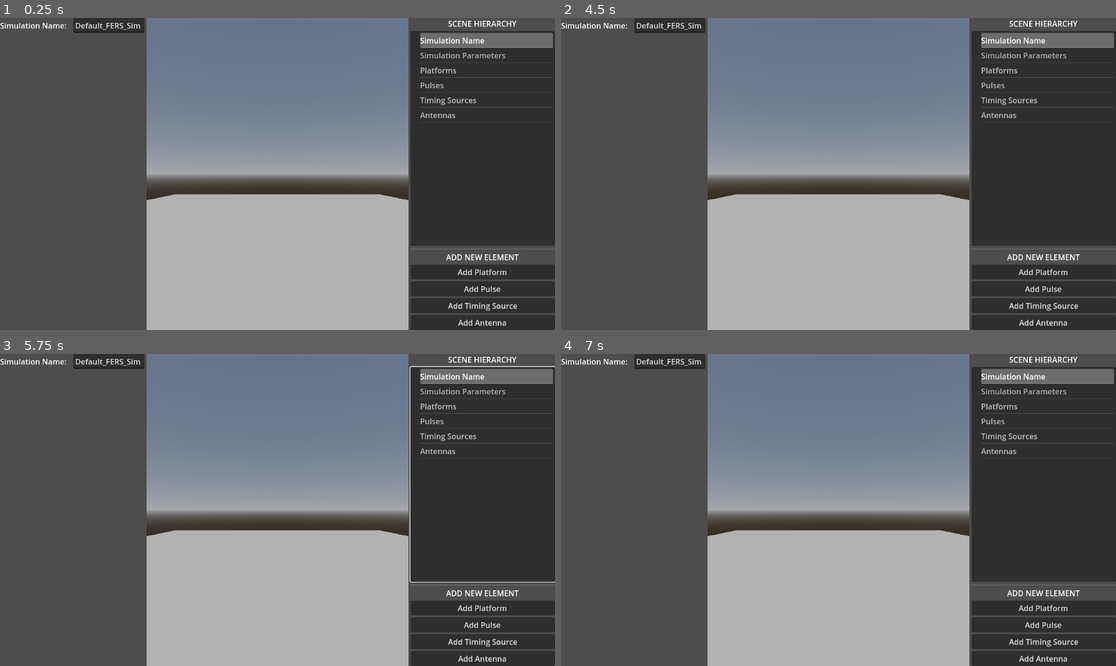
Above: before the commit, frames 1-4 (two rows, left to right).
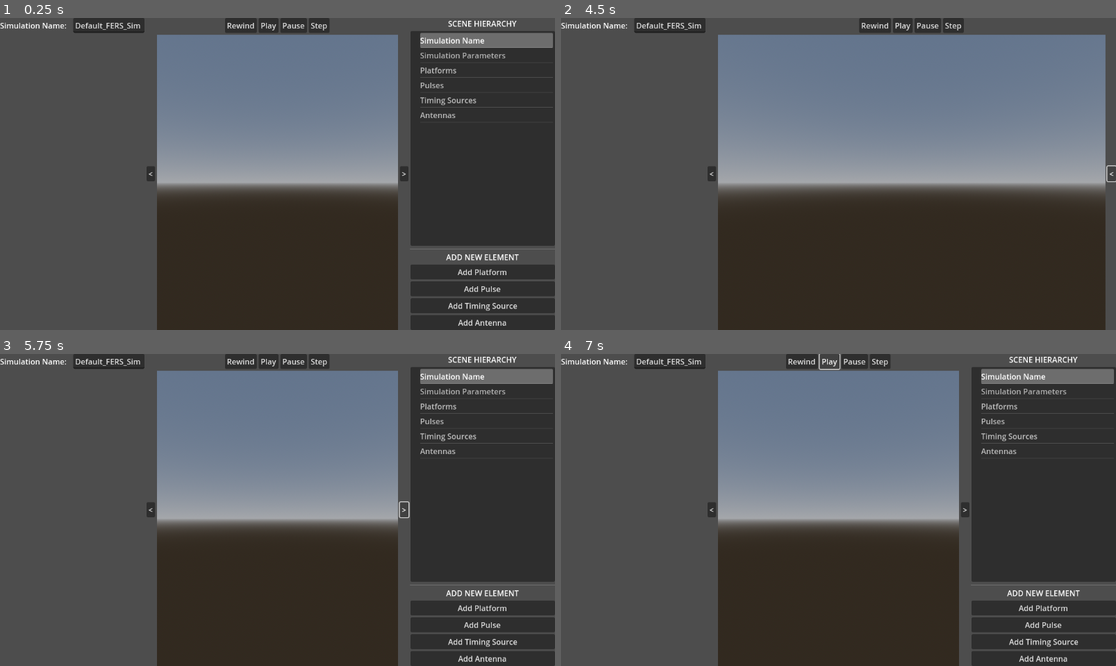
Above: after the commit, the same moments.

Repository: the-user-created/FERS_UI
Game: Godot game, scene res://Main.tscn
Two runs of this game, one before a commit and one after it. Both use one fixed random seed, a clock stepped at 60 frames per second and the inputs below.
Inputs (mouse positions are in pixels of both pictures, inside the frame that each line leads up to):
- Up to frame 1 (0.25 s): no input
- Up to frame 2 (4.5 s): click (710, 174) at 0.5 s, where only the run after the commit has a clickable "<"; click (566, 174) at 1.25 s, where only the run after the commit has a clickable ">"; click (799, 24) at 2 s, where only the run after the commit has a clickable "Rewind"; click (855, 24) at 2.75 s, where only the run after the commit has a clickable "Pause"; click (882, 24) at 3.5 s, where only the run after the commit has a clickable "Step"; click (966, 174) at 4.25 s, where only the run after the commit has a clickable ">"
- Up to frame 3 (5.75 s): click (549, 510) at 5 s, where only the run after the commit has a clickable "<"
- Up to frame 4 (7 s): click (827, 360) at 5.75 s, where only the run after the commit has a clickable "Play"; click (827, 360) at 6.5 s, where only the run after the commit has a clickable "Play"

The runs differ from the first frame. In frame 1, 27% of the frame differs, in the area x 26-74%, y 0-100%; in frame 2, 43%, in the area x 26-100%, y 0-100%; in frame 3, 27%; in frame 4, 27%.

Commit message:
feat: add toggle buttons for collapsing left and right sidebars

Diff:
--- a/Main.gd
+++ b/Main.gd
@@ -5,6 +5,8 @@
 var world_3d_view: World3DView
 var right_sidebar: RightSidebarPanel
 var simulation_elements_data: Dictionary = {}
+var toggle_left_sidebar_button: Button
+var toggle_right_sidebar_button: Button
 
 
 func _ready() -> void:
@@ -34,43 +36,85 @@
 		return
 
 	left_sidebar_panel = main_layout_node.get_node_or_null("LeftSidebar") as LeftSidebarPanel
-	world_3d_view = main_layout_node.get_node_or_null("World3DView") as World3DView
+	world_3d_view = main_layout_node.get_node_or_null("MiddleViewContainer/World3DView") as World3DView
 	right_sidebar = main_layout_node.get_node_or_null("RightSidebar") as RightSidebarPanel
 
+	toggle_left_sidebar_button = main_layout_node.get_node_or_null("ToggleLeftSidebarButton") as Button
+	toggle_right_sidebar_button = main_layout_node.get_node_or_null("ToggleRightSidebarButton") as Button
+
+	# --- Validate Core Components ---
 	if not is_instance_valid(left_sidebar_panel):
 		printerr("Main: LeftSidebarPanel node not found during deferred setup!")
-		return
+	# return # TODO: Consider if returning here is too abrupt if other parts can function
 	if not is_instance_valid(world_3d_view):
-		printerr("Main: World3DView node not found during deferred setup!")
-		return
+		printerr("Main: World3DView node not found at new path 'MainLayout/MiddleViewContainer/World3DView' during deferred setup!")
 	if not is_instance_valid(right_sidebar):
 		printerr("Main: RightSidebarPanel node not found during deferred setup!")
-		return
-
-	# Connect signals from Left Sidebar
-	left_sidebar_panel.connect("property_changed", Callable(self, "_on_left_sidebar_property_changed"))
-
-	# Connect signals from Right Sidebar
-	if right_sidebar.has_signal("element_selected"):
-		right_sidebar.connect("element_selected", Callable(self, "_on_right_sidebar_element_selected"))
-	else:
-		printerr("RightSidebarPanel does not have signal 'element_selected'")
-
-	if right_sidebar.has_signal("add_new_element_requested"):
-		right_sidebar.connect("add_new_element_requested", Callable(self, "_on_right_sidebar_add_new_element_requested"))
-	else:
-		printerr("RightSidebarPanel does not have signal 'add_new_element_requested'")
-
-	# Select default item in RightSidebar
-	if right_sidebar and right_sidebar.has_method("select_default_item"):
-		right_sidebar.call_deferred("select_default_item")
-	else:
+
+	# --- Validate New Buttons ---
+	if not is_instance_valid(toggle_left_sidebar_button):
+		printerr("Main: ToggleLeftSidebarButton node not found!")
+	else:
+		# Set initial text and connect signal
+		toggle_left_sidebar_button.text = "<" if left_sidebar_panel.visible else ">"
+		toggle_left_sidebar_button.pressed.connect(_on_toggle_left_sidebar_button_pressed)
+
+	if not is_instance_valid(toggle_right_sidebar_button):
+		printerr("Main: ToggleRightSidebarButton node not found!")
+	else:
+		# Set initial text and connect signal
+		toggle_right_sidebar_button.text = ">" if right_sidebar.visible else "<"
+		toggle_right_sidebar_button.pressed.connect(_on_toggle_right_sidebar_button_pressed)
+
+	# --- Connect signals from Left Sidebar (if valid) ---
+	if is_instance_valid(left_sidebar_panel):
+		left_sidebar_panel.connect("property_changed", Callable(self, "_on_left_sidebar_property_changed"))
+	else:
+		printerr("Main: LeftSidebarPanel invalid, cannot connect 'property_changed'.")
+
+	# --- Connect signals from Right Sidebar (if valid) ---
+	if is_instance_valid(right_sidebar):
+		if right_sidebar.has_signal("element_selected"):
+			right_sidebar.connect("element_selected", Callable(self, "_on_right_sidebar_element_selected"))
+		else:
+			printerr("RightSidebarPanel does not have signal 'element_selected'")
+
+		if right_sidebar.has_signal("add_new_element_requested"):
+			right_sidebar.connect("add_new_element_requested", Callable(self, "_on_right_sidebar_add_new_element_requested"))
+		else:
+			printerr("RightSidebarPanel does not have signal 'add_new_element_requested'")
+
+		# Select default item in RightSidebar
+		if right_sidebar.has_method("select_default_item"):
+			right_sidebar.call_deferred("select_default_item")
+		else:
+			call_deferred("_initial_left_panel_display")
+	else:
+		printerr("Main: RightSidebarPanel invalid, cannot connect signals or select default item.")
 		call_deferred("_initial_left_panel_display")
 
 	print("Main (Control) scene: Deferred setup and connections complete.")
 
 
+# --- Callbacks for Sidebar Toggle Buttons ---
+func _on_toggle_left_sidebar_button_pressed() -> void:
+	if is_instance_valid(left_sidebar_panel) and is_instance_valid(toggle_left_sidebar_button):
+		left_sidebar_panel.visible = not left_sidebar_panel.visible
+		toggle_left_sidebar_button.text = "<" if left_sidebar_panel.visible else ">"
+
+
+func _on_toggle_right_sidebar_button_pressed() -> void:
+	if is_instance_valid(right_sidebar) and is_instance_valid(toggle_right_sidebar_button):
+		right_sidebar.visible = not right_sidebar.visible
+		toggle_right_sidebar_button.text = ">" if right_sidebar.visible else "<"
+
+
+# --- Existing Callbacks ---
 func _on_right_sidebar_element_selected(item_metadata: Dictionary) -> void:
+	if not is_instance_valid(left_sidebar_panel):
+		printerr("Main: LeftSidebarPanel is not valid for _on_right_sidebar_element_selected.")
+		return
+
 	if item_metadata and item_metadata.has("id"):
 		var element_id = item_metadata.id
 		if simulation_elements_data.has(element_id):
@@ -105,10 +149,10 @@
 		else:
 			printerr("Main: World3DView is not valid when trying to add platform visualization.")
 
-	if right_sidebar and right_sidebar.has_method("create_and_select_tree_item"):
+	if is_instance_valid(right_sidebar) and right_sidebar.has_method("create_and_select_tree_item"):
 		right_sidebar.call("create_and_select_tree_item", new_element_metadata)
 	else:
-		printerr("Main: RightSidebarPanel does not have method 'create_and_select_tree_item'")
+		printerr("Main: RightSidebarPanel does not have method 'create_and_select_tree_item' or is invalid.")
 
 
 func _on_left_sidebar_property_changed(element_id: String, property_key: String, new_value: Variant) -> void:
@@ -125,7 +169,7 @@
 		name_property_for_type = "name_value"
 
 	if property_key == name_property_for_type:
-		if right_sidebar and right_sidebar.has_method("update_item_name"):
+		if is_instance_valid(right_sidebar) and right_sidebar.has_method("update_item_name"):
 			right_sidebar.call("update_item_name", element_id, str(new_value))
 
 	# Handle 3D visualization updates for platforms by delegating to World3DView
@@ -147,10 +191,17 @@
 			simulation_elements_data[element_id] = data_to_display
 		# print("Main: Platform subtype changed for '", element_id, "'. Data reset for new subtype: ", new_value) # For debugging
 
-		left_sidebar_panel.display_properties(element_id, data_to_display, simulation_elements_data)
-
-
-func _initial_left_panel_display():
+		if is_instance_valid(left_sidebar_panel):
+			left_sidebar_panel.display_properties(element_id, data_to_display, simulation_elements_data)
+		else:
+			printerr("Main: LeftSidebarPanel is not valid for structural refresh.")
+
+
+func _initial_left_panel_display() -> void:
+	if not is_instance_valid(left_sidebar_panel):
+		printerr("Main: LeftSidebarPanel is not valid for _initial_left_panel_display.")
+		return
+
 	if simulation_elements_data.has("sim_name"):
 		left_sidebar_panel.display_properties("sim_name", simulation_elements_data["sim_name"], simulation_elements_data)
 	else:
--- a/Main.tscn
+++ b/Main.tscn
@@ -26,9 +26,49 @@
 layout_mode = 2
 size_flags_horizontal = 1
 
-[node name="World3DView" parent="MainLayout" instance=ExtResource("3_r0du0")]
+[node name="ToggleLeftSidebarButton" type="Button" parent="MainLayout"]
+layout_mode = 2
+size_flags_horizontal = 4
+size_flags_vertical = 4
+text = "<"
+
+[node name="MiddleViewContainer" type="VBoxContainer" parent="MainLayout"]
 layout_mode = 2
 size_flags_horizontal = 3
+size_flags_vertical = 3
+
+[node name="PlaybackControls" type="HBoxContainer" parent="MainLayout/MiddleViewContainer"]
+layout_mode = 2
+size_flags_horizontal = 3
+size_flags_vertical = 0
+alignment = 1
+
+[node name="RewindButton" type="Button" parent="MainLayout/MiddleViewContainer/PlaybackControls"]
+layout_mode = 2
+text = "Rewind"
+
+[node name="PlayButton" type="Button" parent="MainLayout/MiddleViewContainer/PlaybackControls"]
+layout_mode = 2
+text = "Play"
+
+[node name="PauseButton" type="Button" parent="MainLayout/MiddleViewContainer/PlaybackControls"]
+layout_mode = 2
+text = "Pause"
+
+[node name="StepButton" type="Button" parent="MainLayout/MiddleViewContainer/PlaybackControls"]
+layout_mode = 2
+text = "Step"
+
+[node name="World3DView" parent="MainLayout/MiddleViewContainer" instance=ExtResource("3_r0du0")]
+layout_mode = 2
+size_flags_horizontal = 3
+size_flags_vertical = 3
+
+[node name="ToggleRightSidebarButton" type="Button" parent="MainLayout"]
+layout_mode = 2
+size_flags_horizontal = 4
+size_flags_vertical = 4
+text = ">"
 
 [node name="RightSidebar" parent="MainLayout" instance=ExtResource("4_cm0pq")]
 custom_minimum_size = Vector2(300, 0)
--- a/World3DView.tscn
+++ b/World3DView.tscn
@@ -10,16 +10,6 @@
 [sub_resource type="Environment" id="Environment_fncrm"]
 background_mode = 2
 sky = SubResource("Sky_1ukwx")
-
-[sub_resource type="StandardMaterial3D" id="StandardMaterial3D_8itch"]
-shading_mode = 0
-albedo_color = Color(0.7, 0.7, 0.7, 1)
-
-[sub_resource type="PlaneMesh" id="PlaneMesh_1ukwx"]
-material = SubResource("StandardMaterial3D_8itch")
-size = Vector2(20, 20)
-subdivide_width = 20
-subdivide_depth = 20
 
 [node name="World3DView" type="SubViewportContainer"]
 anchors_preset = 15
@@ -44,6 +34,3 @@
 
 [node name="WorldEnvironment" type="WorldEnvironment" parent="Simulation3DViewport/World3DRoot"]
 environment = SubResource("Environment_fncrm")
-
-[node name="MeshInstance3D" type="MeshInstance3D" parent="Simulation3DViewport/World3DRoot"]
-mesh = SubResource("PlaneMesh_1ukwx")
Not shown: 1 places in World3DView.tscn that only renumber resources
